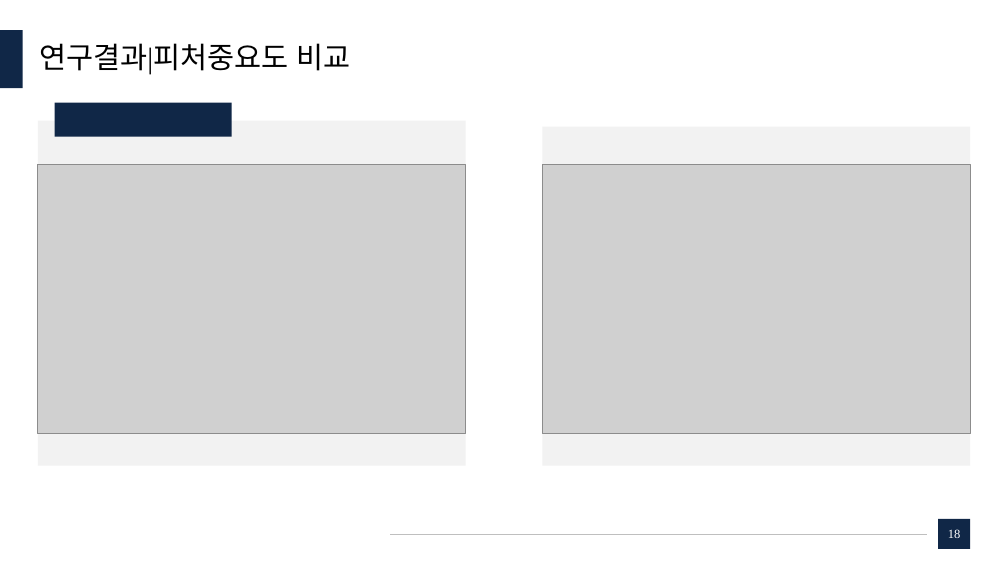
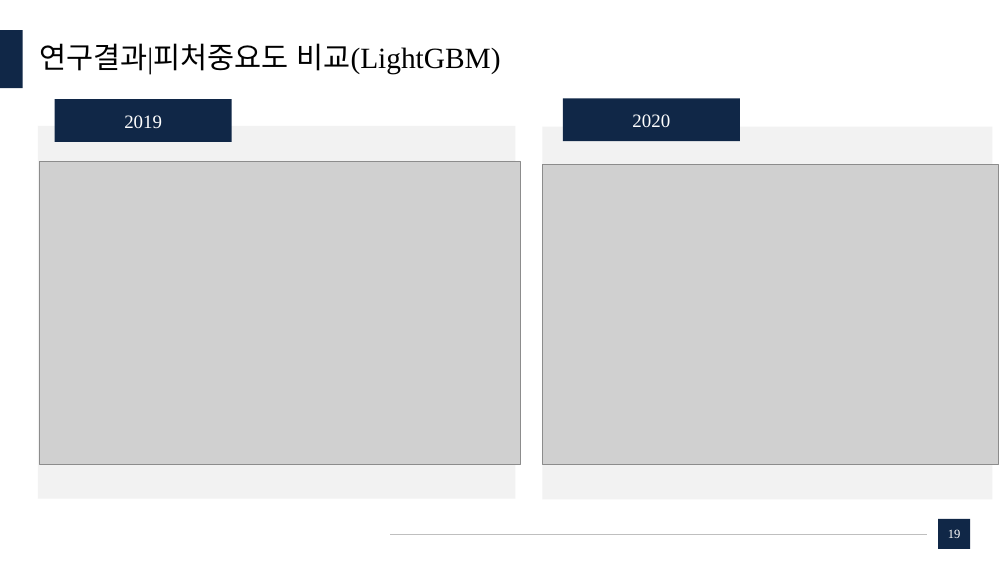
Before and after one commit to dudungE/Competition, a slide deck: slide 19 of ppt/부실가계분류모델에 관한 연구.pptx (slide 18 before the commit). Drawn at 1008x567 pixels with LibreOffice and Linux fonts; fonts in the diff are those of the drawing; grey boxes stand for pictures. Boxes give left, top, right and bottom in pixels: in the first picture for what was removed or moved away, otherwise in the second. Text is boxed around its words. In the diff, an @@ line names an element or a change of style, - is before the commit and + after.

```diff
--- a/ppt/부실가계분류모델에 관한 연구.pptx
+++ b/ppt/부실가계분류모델에 관한 연구.pptx
@@ title at (39, 43, 501, 75): text changed @@
-연구결과|피처중요도 비교
+연구결과|피처중요도 비교(LightGBM)
@@ rectangle removed at (54, 103, 231, 137) @@
@@ rectangle added at (54, 99, 231, 142), fill #102747, 18 pt, text #FFFFFF @@
+2019
@@ rectangle added at (563, 98, 740, 141), fill #102747, 18 pt, text #FFFFFF @@
+2020
@@ rectangle: place and size @@
-rectangle at (38, 121, 466, 466)
+rectangle at (38, 126, 516, 499)
@@ rectangle: place and size @@
-rectangle at (542, 127, 970, 466)
+rectangle at (542, 127, 992, 500)
@@ picture: place and size @@
-picture at (38, 164, 466, 434)
+picture at (39, 162, 520, 465)
@@ picture: place and size @@
-picture at (542, 164, 970, 434)
+picture at (542, 164, 998, 464)
```
Also in this commit, not shown: 19 other slides changed, 7 slides added, 2 slides removed, 2 other files.
